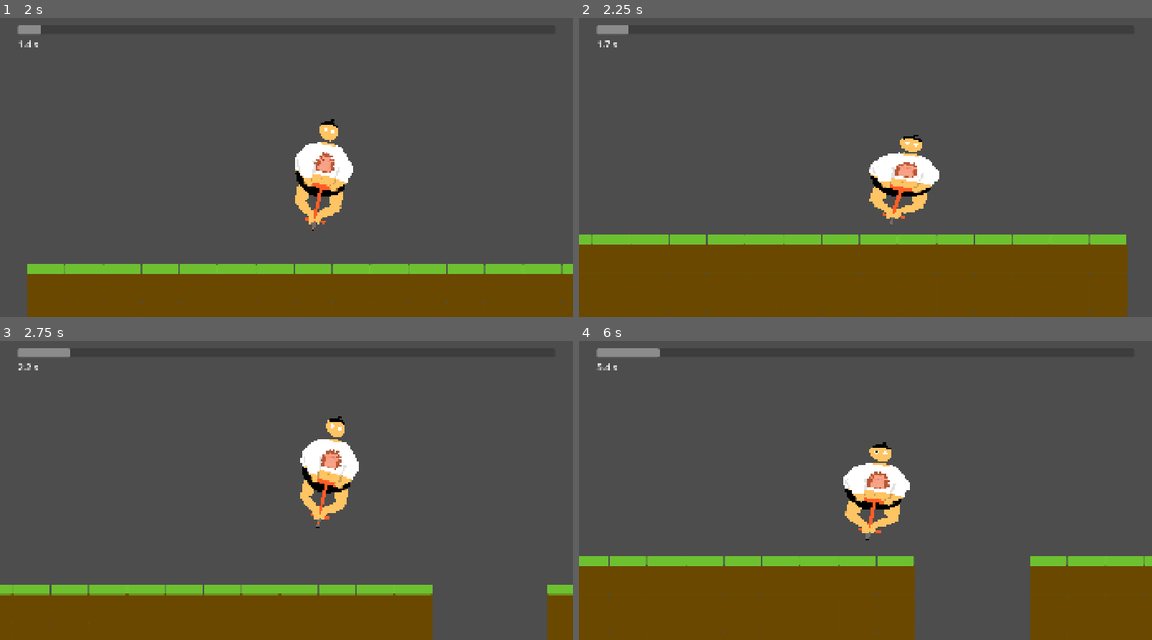
Above: before the commit, frames 1-4 (two rows, left to right).
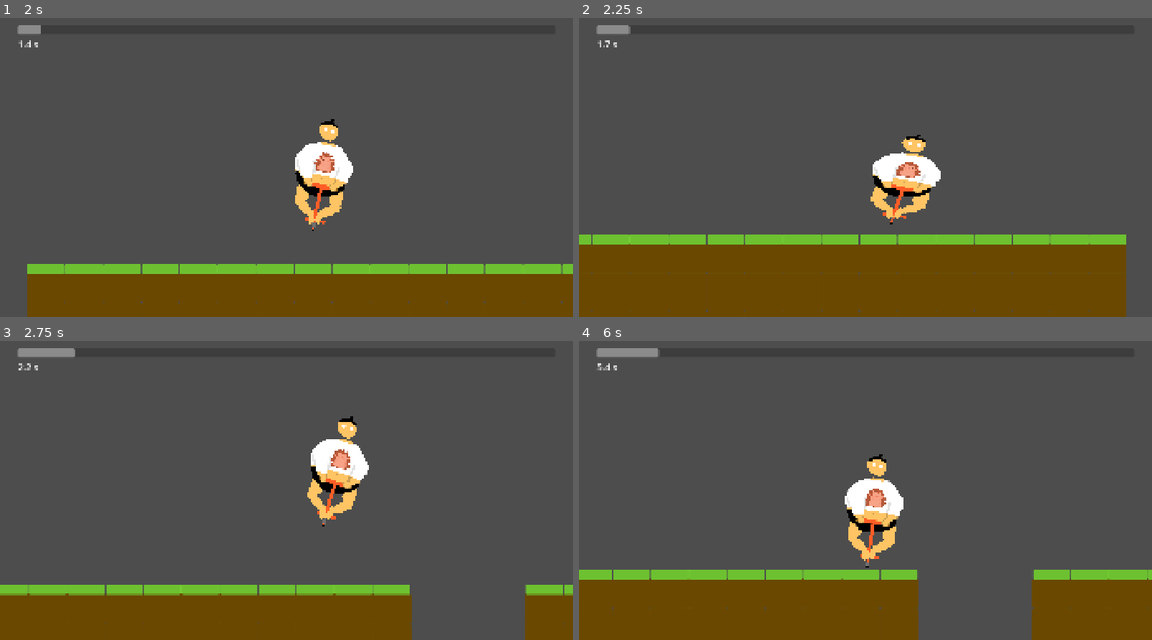
Above: after the commit, the same moments.

Repository: awdev1/haven
Game: Godot game, scene res://node_2d.tscn
Same seed, same stepped clock (60 frames per second), same inputs: the game is played once before the commit and once after it.
Inputs:
- Up to frame 1 (2 s): click "Play" at 0.5 s; hold D (right) from 1.28 s (still down); tap Up (ui_up) at 1.52 s
- Up to frame 2 (2.25 s): keep holding D (right)
- Up to frame 3 (2.75 s): keep holding D (right); tap Up (ui_up) at 2.27 s
- Up to frame 4 (6 s): release D (right) at 2.78 s; hold A (left) 2.78-3.53 s; hold D (right) 3.53-5.03 s; tap Up (ui_up) at 3.77, 4.52, 5.27 s; hold A (left) 5.03-5.78 s; hold D (right) from 5.78 s (still down)

Frame 1 is identical in both runs. In frame 2, 0.7% of the frame differs, in the area x 2-96%, y 2-100%; in frame 3, 3.5%; in frame 4, 9.0%, in the area x 0-100%, y 2-100%.

Commit message:
Made some value changes for movement
Changed values so the jump feels better

Diff:
--- a/node_2d.tscn
+++ b/node_2d.tscn
@@ -142,3 +142,5 @@
 layout_mode = 2
 theme_override_font_sizes/font_size = 48
 text = "Play again"
+
+[node name="AudioListener2D" type="AudioListener2D" parent="." unique_id=234343695]
--- a/playerMocment.gd
+++ b/playerMocment.gd
@@ -14,9 +14,9 @@
 var jumpMultiplier = 2.0
 @export var maxTiltDegrees := 20.0
 @export var tiltSmoothing := 10.0
-@export var bounceBoost := 120.0
+@export var bounceBoost := 350.0
 @export var boostMaxSpeed := 1100.0
-@export var boostDecay := 60.0
+@export var boostDecay := 200.0
 
 var squishAmount = 10;
 
